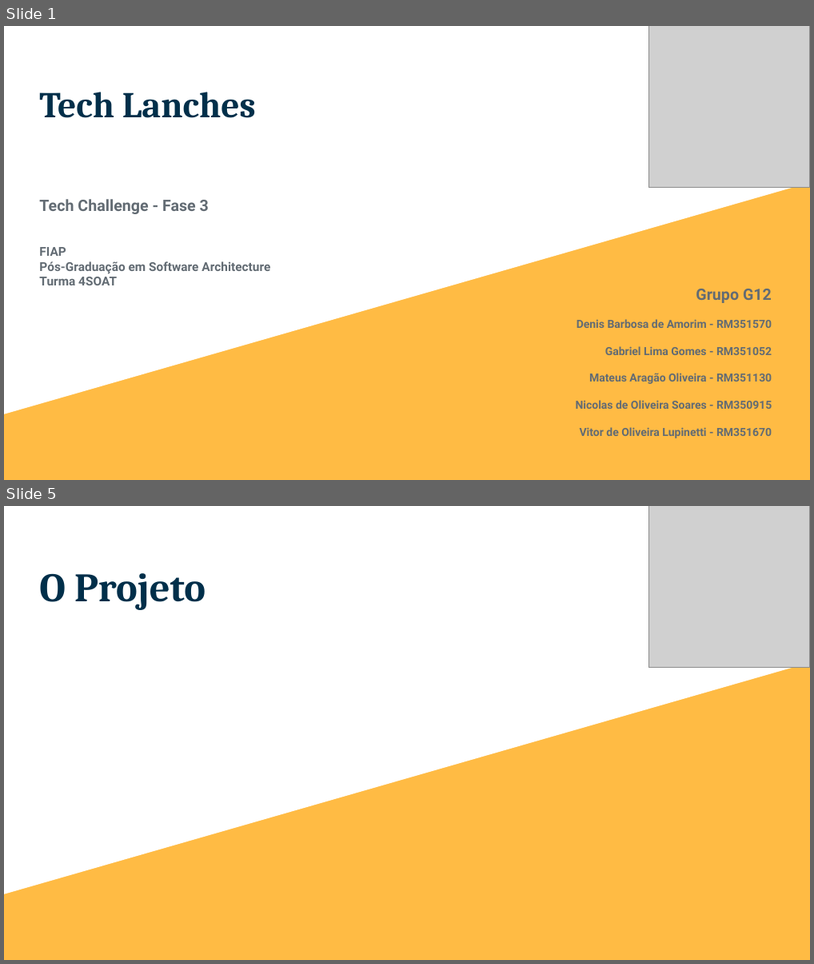
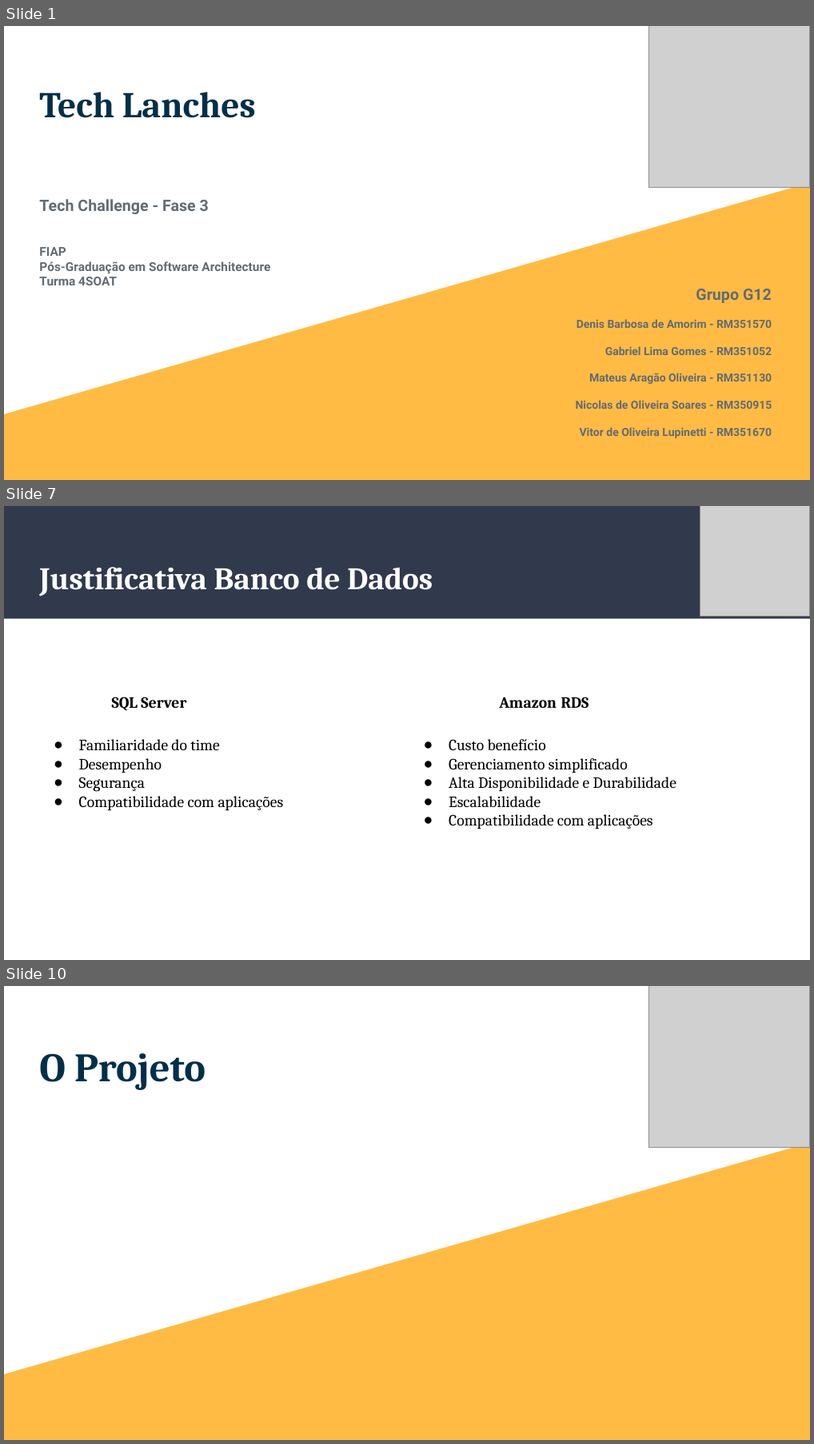
Before and after one commit to g12-4soat/techlanches-api, a slide deck: docs/Tech Lanches - Fase 3.pptx. Shown one above the other, each under a label of ours: slides 1 and 5 before the commit, slides 1, 7 and 10 after it; the slides between them are not shown. The pictures are 814x964 and 814x1444 pixels, drawn with LibreOffice and Linux fonts; fonts in the diff are those of the drawing; grey boxes stand for pictures. Boxes give left, top, right and bottom in pixels: in the first picture for what was removed or moved away, otherwise in the second. Text is boxed around its words. In the diff, an @@ line names an element or a change of style, - is before the commit and + after.

```diff
--- a/docs/Tech Lanches - Fase 3.pptx
+++ b/docs/Tech Lanches - Fase 3.pptx
@@ slide 7 added at (4,506,810,960), background #FFFFFF @@
@@ rectangle added at (4,506,810,619), fill #31394D @@
@@ picture added at (700,506,810,616) @@
@@ title added at (39,567,433,596), 28 pt, text #FFFFFF, bold @@
+Justificativa Banco de Dados
@@ text added at (112,696,186,711), 14 pt, text #000000, bold @@
+SQL Server
@@ text added at (499,696,590,708), 14 pt, text #000000, bold @@
+Amazon RDS
@@ text added at (79,739,284,810), 14 pt, text #000000 @@
+● Familiaridade do time
+● Desempenho
+● Segurança
+● Compatibilidade com aplicações
@@ text added at (449,739,677,828), 14 pt, text #000000 @@
+● Custo benefício
+● Gerenciamento simplificado
+● Alta Disponibilidade e Durabilidade
+● Escalabilidade
+● Compatibilidade com aplicações
@@ what was slide 5 is now slide 10 @@
```
Also in this commit, not shown: 2 slides changed, 3 other slides added.
